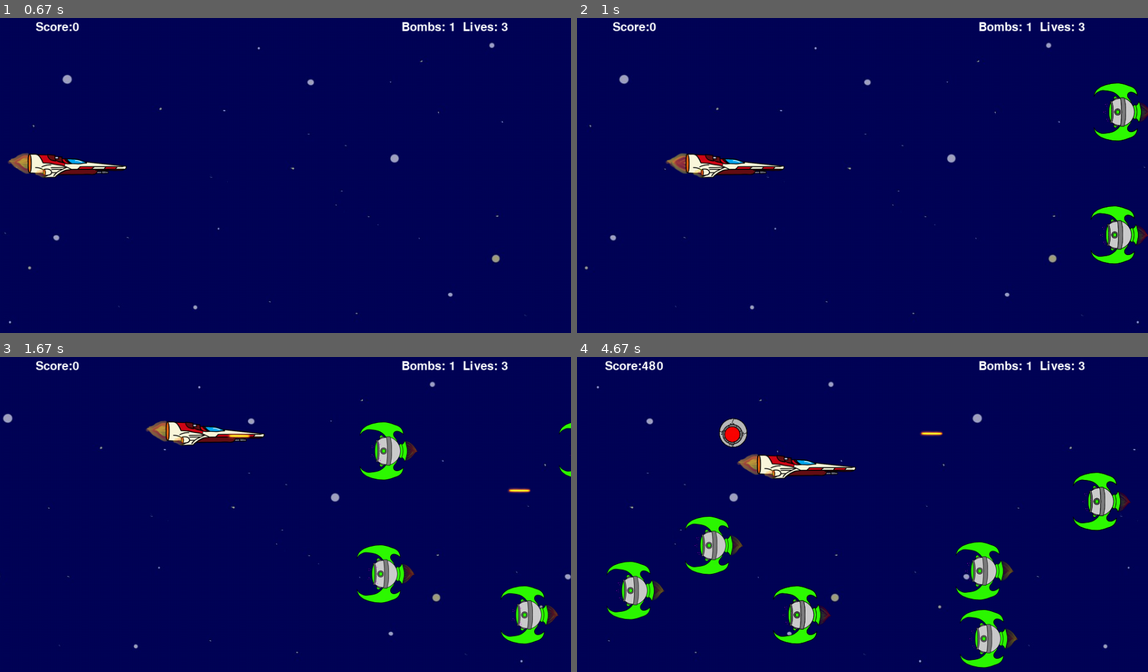
Above: before the commit, frames 1-4 (two rows, left to right).
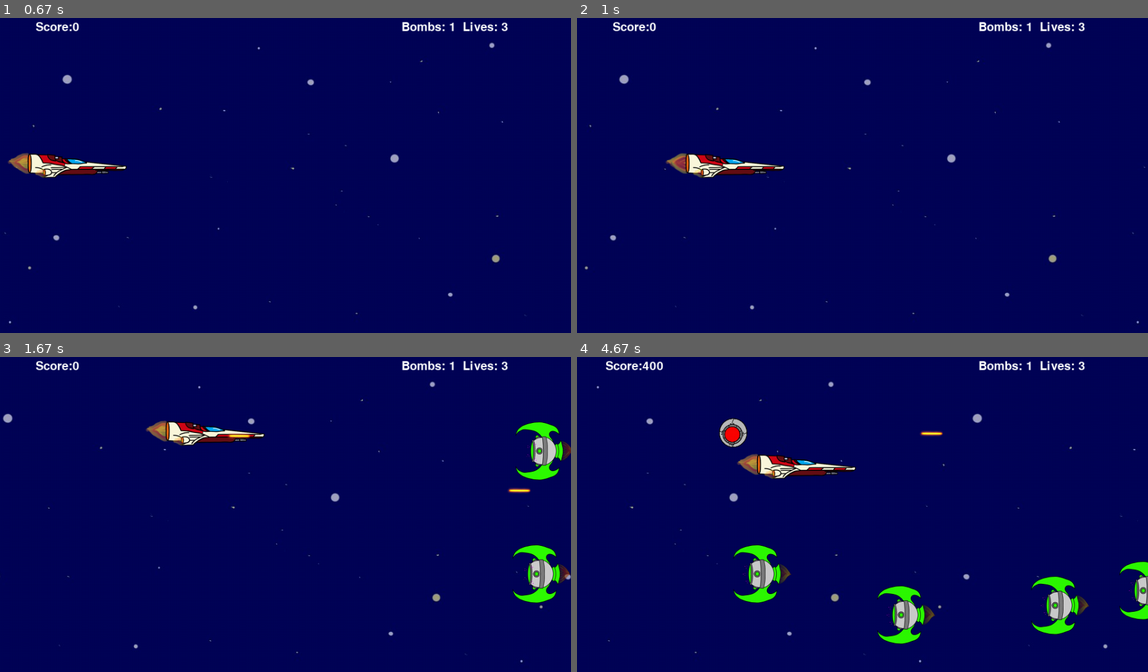
Above: after the commit, the same moments.

Repository: Demi-hero/UoN_Game_Project
Game: pygame game, started from Main.py
The game is run twice, just before and just after one commit, with the same random seed, the same clock (stepped at 60 frames per second) and the same inputs.
Inputs:
- Up to frame 1 (0.67 s): tap Space at 0.33 s
- Up to frame 2 (1 s): hold Right from 0.67 s (still down)
- Up to frame 3 (1.67 s): release Right at 1.13 s; hold Up 1.22-1.52 s; tap Space at 1.28, 1.62 s; hold Right from 1.55 s (still down)
- Up to frame 4 (4.67 s): tap Space at 1.92, 2.12, 2.42, 2.68, 3.02, 3.32, 3.45, 3.85, 4.15, 4.52 s; release Right at 2.02 s; hold Left 2.05-2.58 s; hold Down 2.62-2.92 s; hold Left 2.95-3.35 s; hold Up 3.38-3.75 s; hold Right 3.78-4.42 s; hold Down from 4.45 s (still down)

Frame 1 is identical in both runs. In frame 2, 1.8% of the frame differs, in the area x 90-100%, y 20-79%; in frame 3, 4.5%; in frame 4, 8.9%, in the area x 4-100%, y 1-99%.

Commit message:
Game Balance
With the new death mechanic have slowed down the aliens

Removed the hit boxes from power ups.

Diff:
--- a/Main.py
+++ b/Main.py
@@ -2,6 +2,7 @@
 import os
 import gamedata as gd
 import eventhandler as eh
+import time
 # no realy push me
 class Main(eh.HandleEvent):
 
--- a/gamedata.py
+++ b/gamedata.py
@@ -220,7 +220,7 @@
         self.rect.y = randint(BORDER, HEIGHT - BORDER - self.ht)
         self.radius = 20
         # alien velocity
-        self.vx = -4
+        self.vx = -2
         # spawn rate - the SMALLER the number, the MORE OFTEN they spawn
         self.spawn_rate = 100
         self.fire_rate = 200
@@ -355,8 +355,8 @@
         elif (time.time() - self.starttime)//1 == 10:
             print("I despawn a power up")
             self.starttime = time.time()
-            self.spawn_pos = (randint(BORDER, (WIDTH//2)-self.power_up[1]),
-                              randint(BORDER, HEIGHT-BORDER-self.power_up[2]))
+            self.rect.x = randint(BORDER, (WIDTH // 2) - self.power_up[1])
+            self.rect.y = randint(BORDER, HEIGHT - BORDER - self.power_up[2])
             self.image = self.powers_dict[0]
             self.spawned = False
 #        elif self.spawned:
